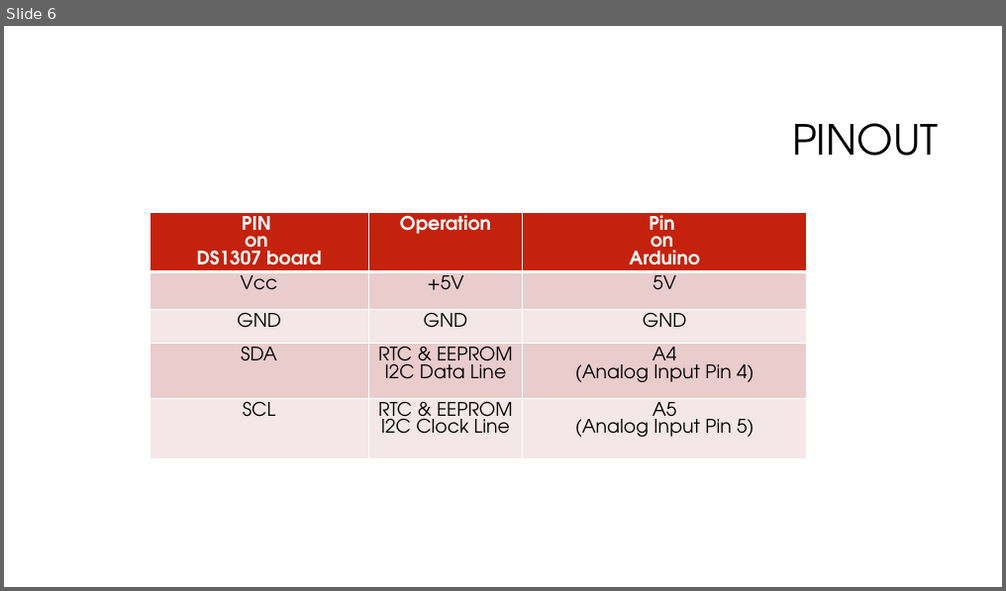
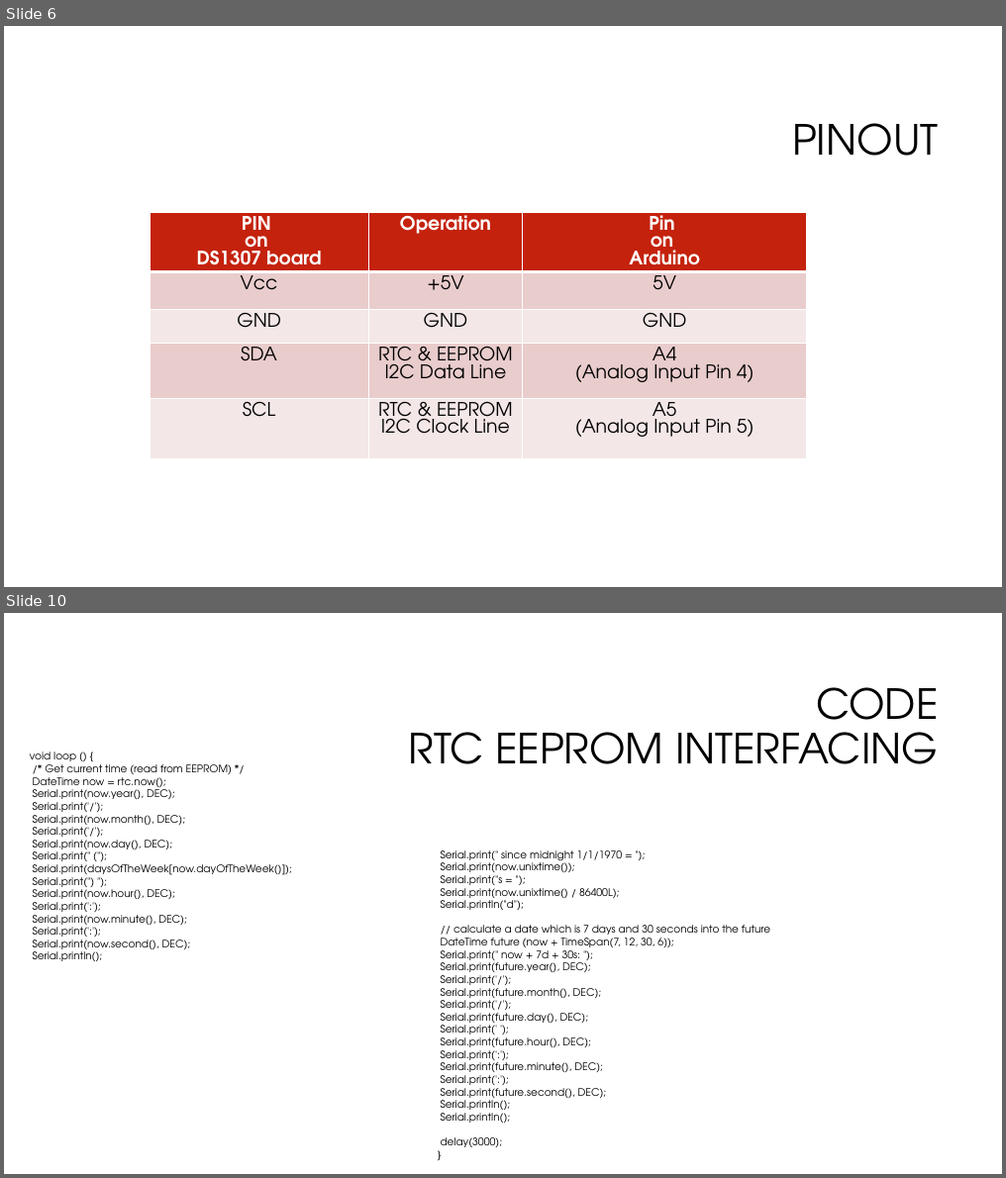
Before and after one commit to softwaresunleashed/arduino, a slide deck: custom_projects/12_RTC_EEPROM_Interfacing/12_RTC_EEPROM_Interfacing.pptx. Shown one above the other, each under a label of ours: slide 6 before the commit, slides 6 and 10 after it; the slides between them are not shown. The pictures are 1006x591 and 1006x1178 pixels, drawn with LibreOffice and Linux fonts; fonts in the diff are those of the drawing; background and template pictures are left out. Boxes give left, top, right and bottom in pixels: in the first picture for what was removed or moved away, otherwise in the second. Text is boxed around its words. In the diff, an @@ line names an element or a change of style, - is before the commit and + after.

Commit message:
Custom Projects:  Added RTC DS1307 & EEPROM project

```diff
--- a/custom_projects/12_RTC_EEPROM_Interfacing/12_RTC_EEPROM_Interfacing.pptx
+++ b/custom_projects/12_RTC_EEPROM_Interfacing/12_RTC_EEPROM_Interfacing.pptx
@@ slide 10 added at <box>4,613,1002,1174</box>, background #FFFFFF @@
@@ title added at <box>409,687,939,764</box>, 40 pt, text #000000 @@
+CODE
+RTC EEPROM INTERFACING
@@ text added at <box>30,752,292,961</box>, 10 pt, text #000000 @@
+void loop () {
+/* Get current time (read from EEPROM) */
+DateTime now = rtc.now();
+Serial.print(now.year(), DEC);
+Serial.print('/');
+Serial.print(now.month(), DEC);
+Serial.print('/');
+Serial.print(now.day(), DEC);
+Serial.print(" (");
+Serial.print(daysOfTheWeek[now.dayOfTheWeek()]);
+Serial.print(") ");
+Serial.print(now.hour(), DEC);
+Serial.print(':');
+Serial.print(now.minute(), DEC);
+Serial.print(':');
+Serial.print(now.second(), DEC);
+Serial.println();
@@ text added at <box>441,851,770,1148</box>, 10 pt, text #000000 @@
+Serial.print(" since midnight 1/1/1970 = ");
+Serial.print(now.unixtime());
+Serial.print("s = ");
+Serial.print(now.unixtime() / 86400L);
+Serial.println("d");
+// calculate a date which is 7 days and 30 seconds into the future
+DateTime future (now + TimeSpan(7, 12, 30, 6));
+Serial.print(" now + 7d + 30s: ");
+Serial.print(future.year(), DEC);
+Serial.print('/');
+Serial.print(future.month(), DEC);
+Serial.print('/');
+Serial.print(future.day(), DEC);
+Serial.print(' ');
+Serial.print(future.hour(), DEC);
+Serial.print(':');
+Serial.print(future.minute(), DEC);
+Serial.print(':');
+Serial.print(future.second(), DEC);
+Serial.println();
+Serial.println();
+delay(3000);
+}
```
Also in this commit, not shown: 3 slides changed, 7 other slides added, 2 slides removed, 1 other file.
